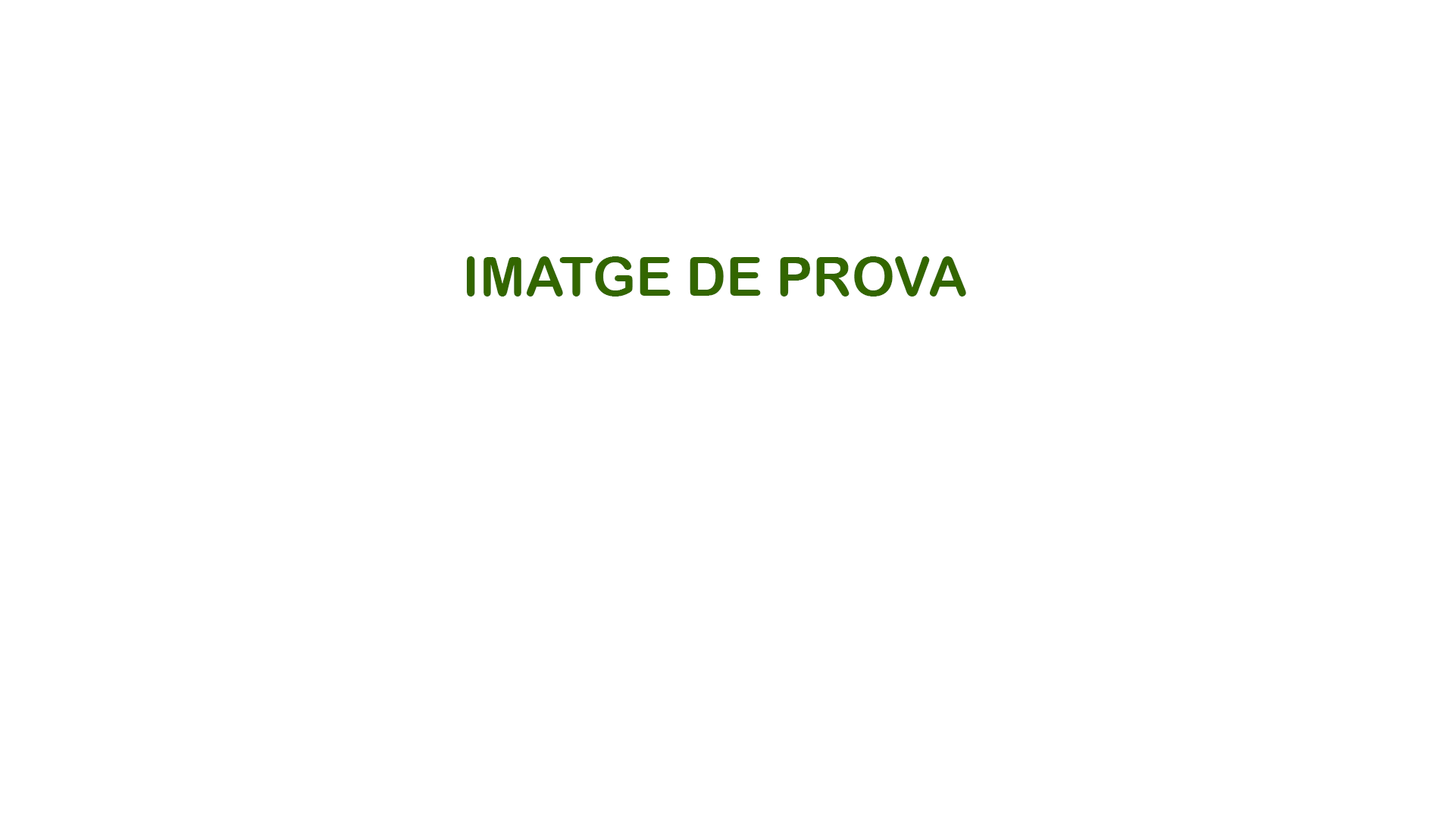
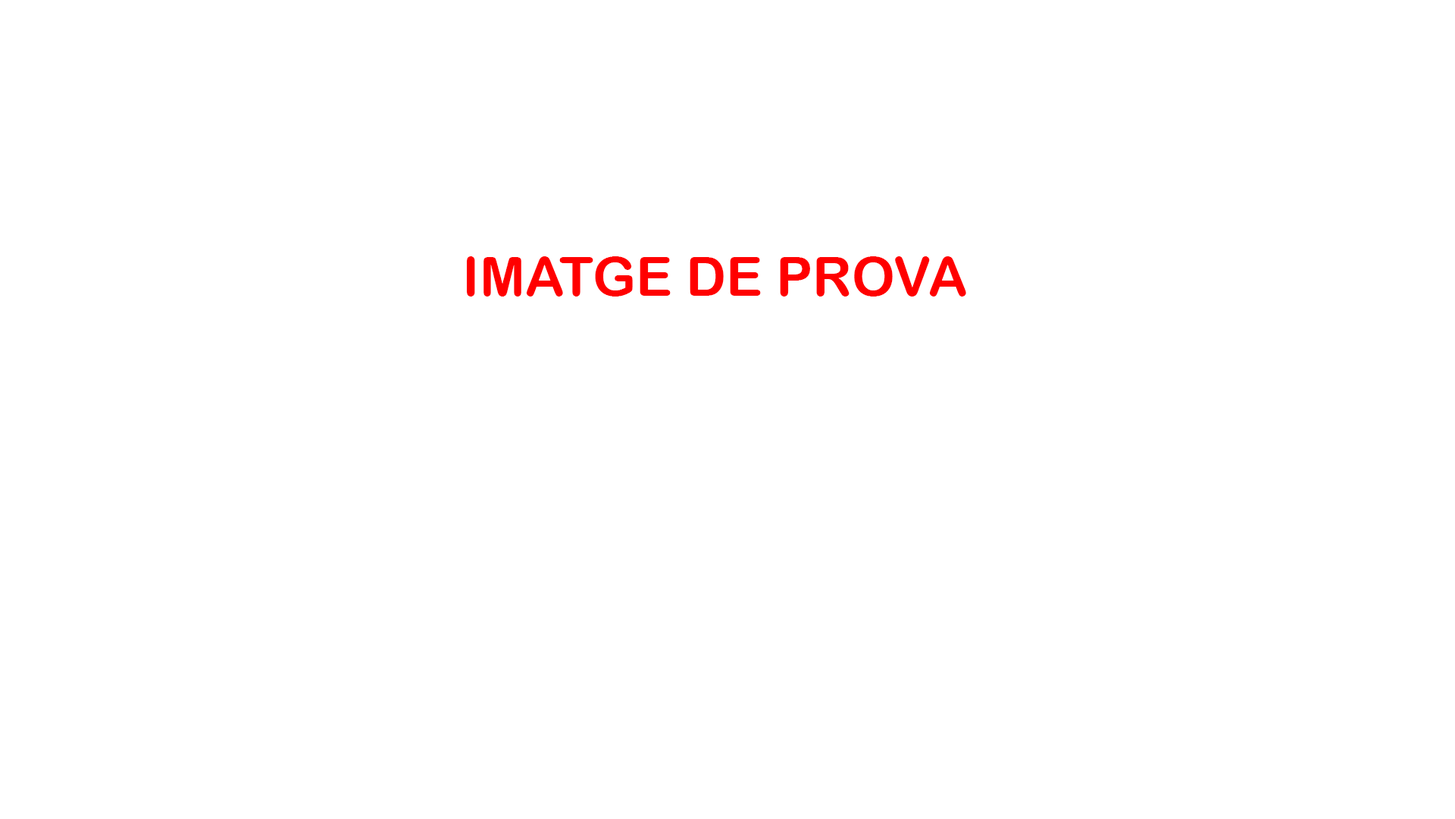
Two versions of the same layered image (1455 × 819). Layer-by-layer changes:
painted on "IMATGE DE PROVA" over [466, 256, 967, 297]
